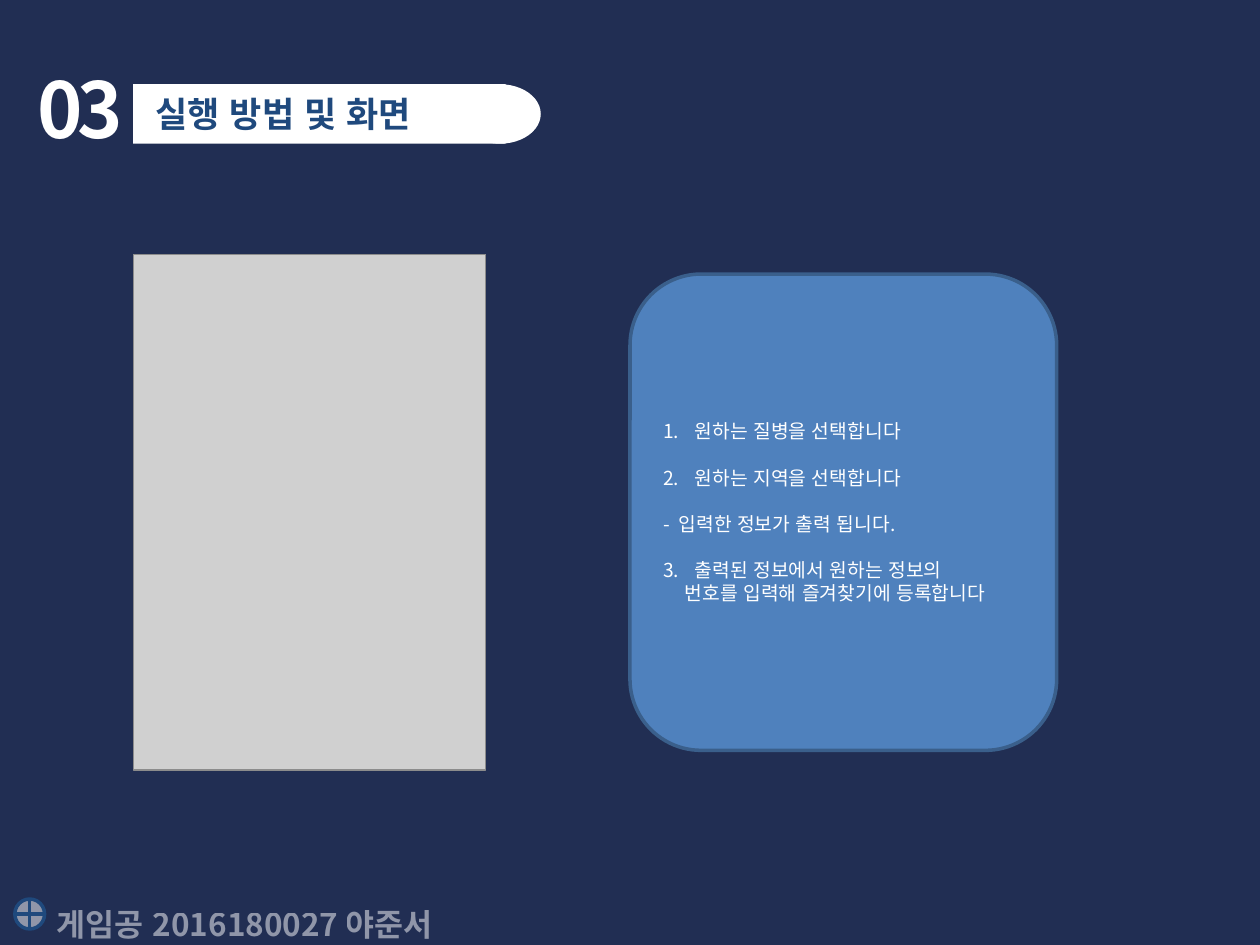
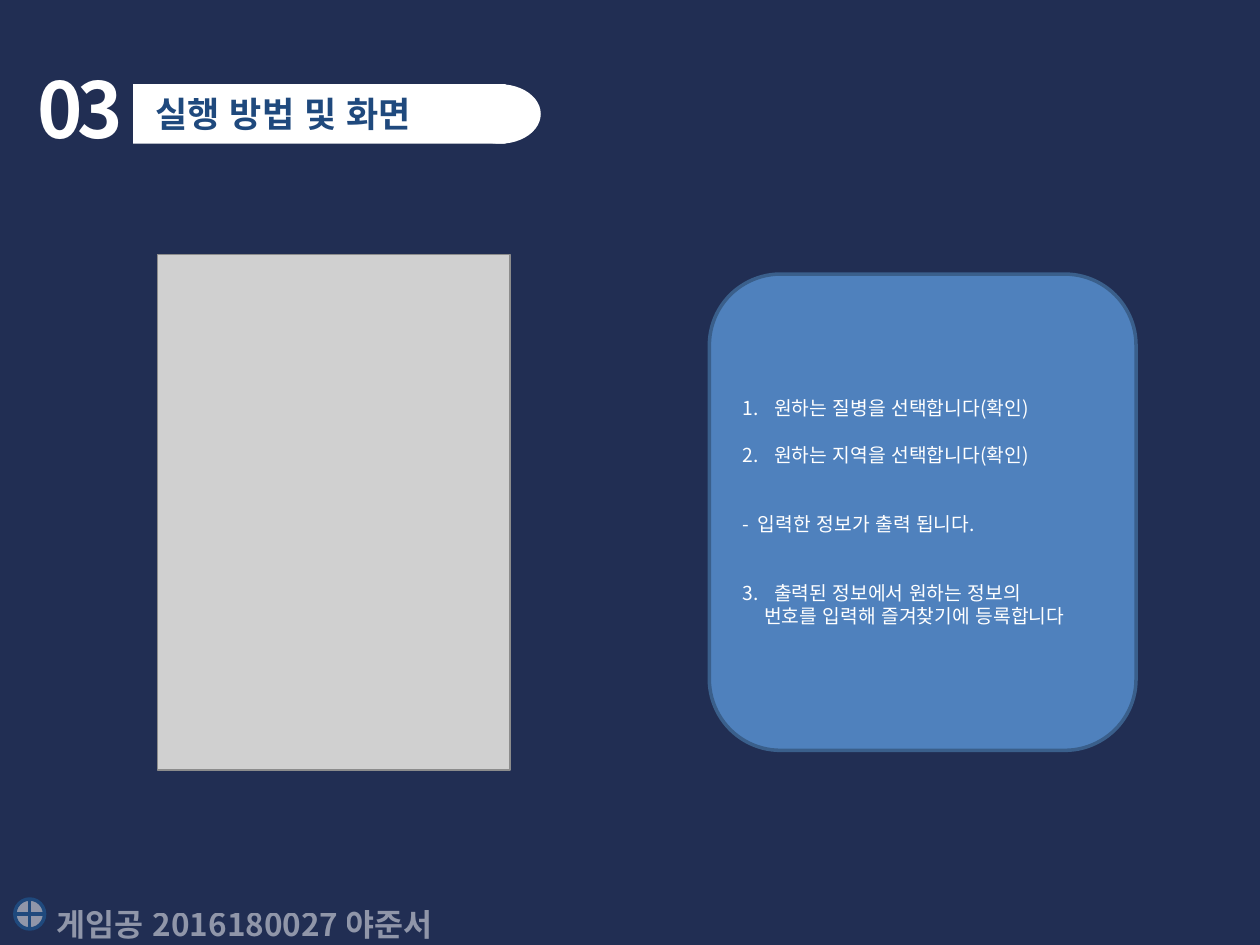
Before and after one commit to yajunseo/script-language-term-project, a slide deck: slide 6 of 발표/최종보고서-2016180027야준서.pptx. Drawn at 1260x945 pixels with LibreOffice and Linux fonts; fonts in the diff are those of the drawing; grey boxes stand for pictures. Boxes give left, top, right and bottom in pixels: in the first picture for what was removed or moved away, otherwise in the second. Text is boxed around its words. In the diff, an @@ line names an element or a change of style, - is before the commit and + after.

```diff
--- a/발표/최종보고서-2016180027야준서.pptx
+++ b/발표/최종보고서-2016180027야준서.pptx
@@ picture: place and size @@
-picture at bbox=[134, 255, 486, 770]
+picture at bbox=[158, 255, 510, 770]
@@ rounded rectangle "원하는 질병을 선택합니다(확인)": place and size @@
-rounded rectangle "원하는 질병을 선택합니다(확인)" at bbox=[630, 275, 1057, 751]
+rounded rectangle "원하는 질병을 선택합니다(확인)" at bbox=[709, 275, 1137, 751]
@@ text in rounded rectangle at bbox=[774, 399, 1029, 466]: text changed @@
-1. 원하는 질병을 선택합니다
-2. 원하는 지역을 선택합니다
+1. 원하는 질병을 선택합니다(확인)
+2. 원하는 지역을 선택합니다(확인)
```
Also in this commit, not shown: 5 other slides changed, 1 slide added, 1 other file.
